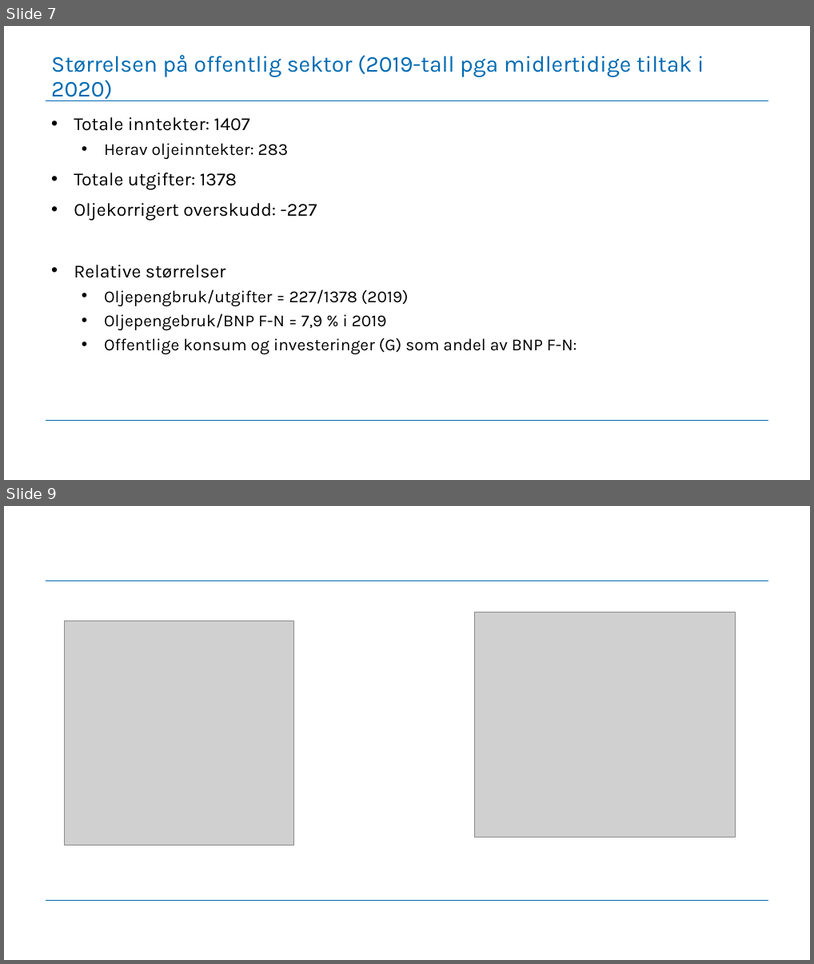
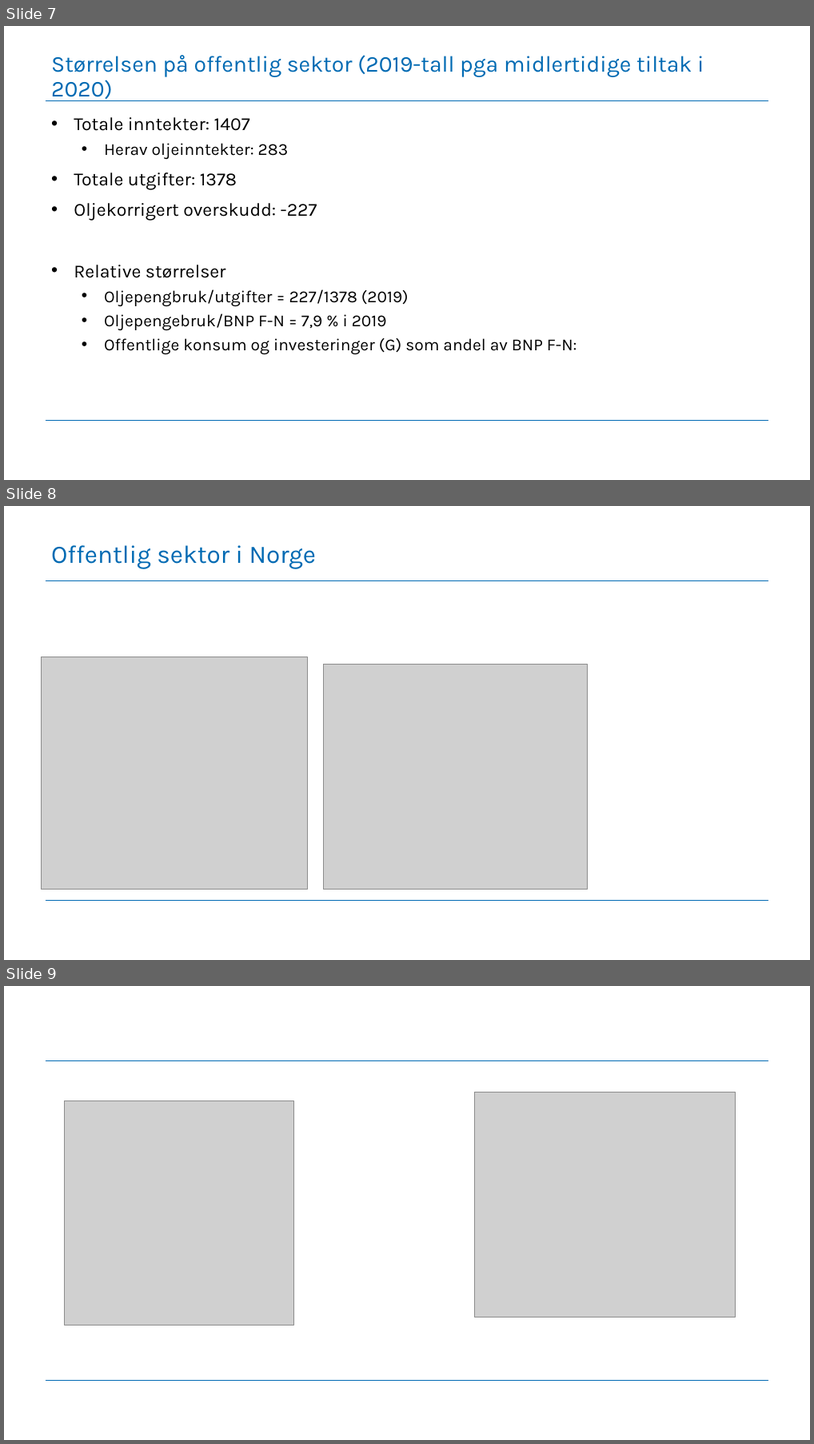
Before and after one commit to DataScienceLead/DataScienceLead.github.io, a slide deck: lectures/mikro/Forelesning7.pptx. Shown one above the other, each under a label of ours: slides 7 and 9 before the commit, slides 7, 8 and 9 after it; the slides between them are not shown. The pictures are 814x964 and 814x1444 pixels, drawn with LibreOffice and Linux fonts; fonts in the diff are those of the drawing; grey boxes stand for pictures; background and template pictures are left out. Boxes give left, top, right and bottom in pixels: in the first picture for what was removed or moved away, otherwise in the second. Text is boxed around its words. In the diff, an @@ line names an element or a change of style, - is before the commit and + after.

```diff
--- a/lectures/mikro/Forelesning7.pptx
+++ b/lectures/mikro/Forelesning7.pptx
@@ slide 8 added at (4,506,810,960), background #FFFFFF; not listed: 2 template elements that a slide beside it also shows @@
@@ title added at (51,545,317,569), 30 pt, text #006AB3 @@
+Offentlig sektor i Norge
@@ picture added at (42,656,308,889) @@
@@ picture added at (323,664,588,889) @@
```
Also in this commit, not shown: 1 slide changed, 1 slide removed, 2 other files.
